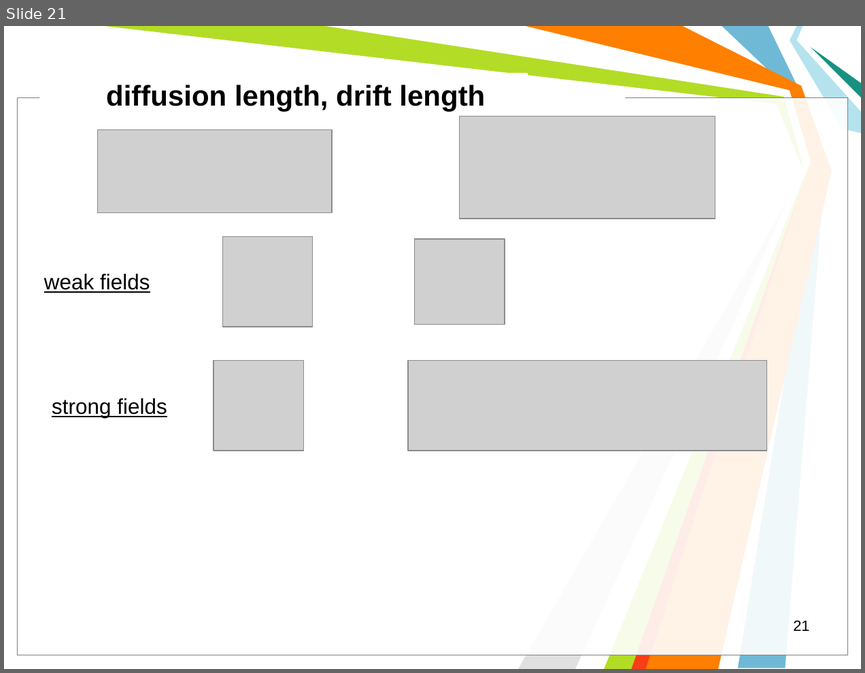
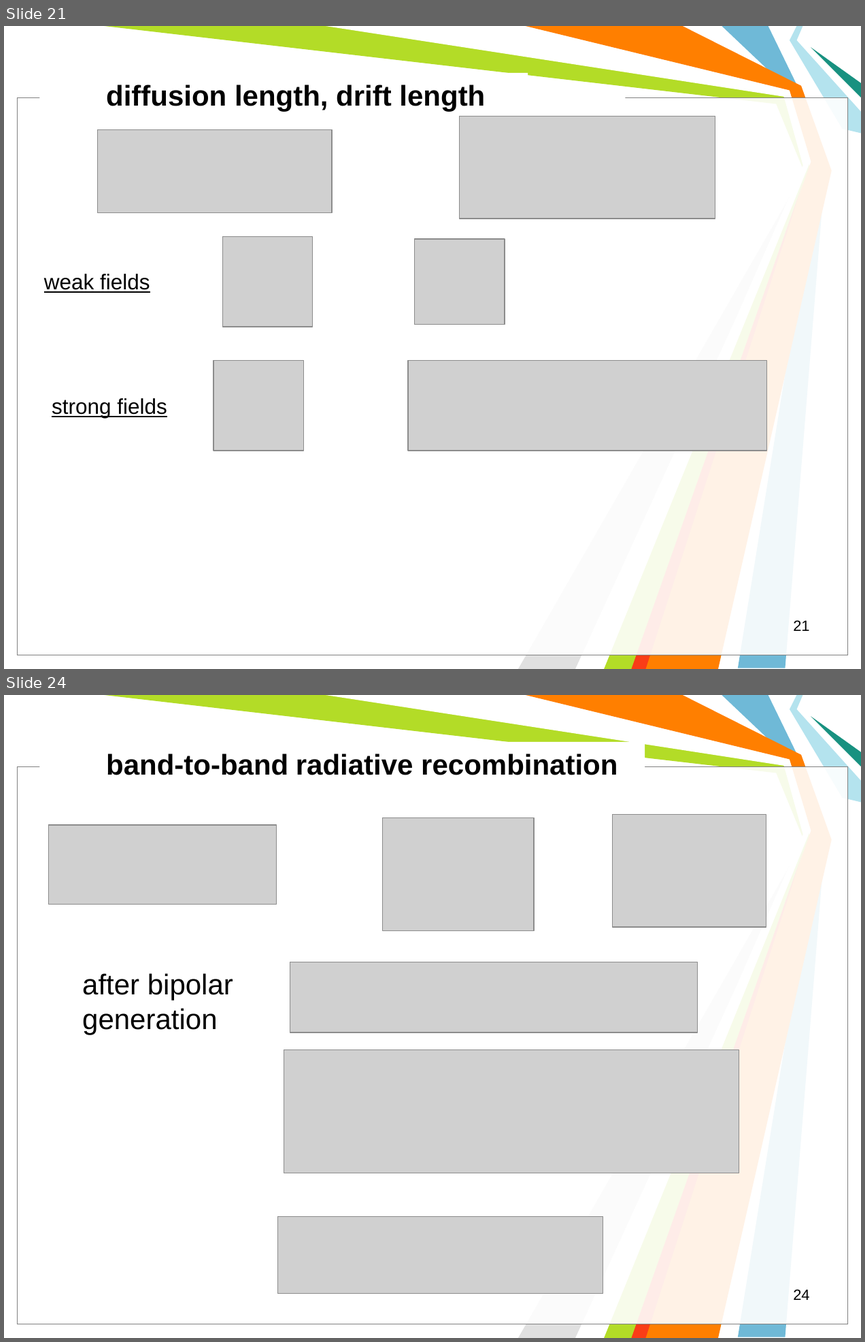
Before and after one commit to l432/NMK, a slide deck: Lecture/Photovoltaics/Photovoltaics2.ppt. Shown one above the other, each under a label of ours: slide 21 before the commit, slides 21 and 24 after it; the slides between them are not shown. The pictures are 865x673 and 865x1342 pixels, drawn with LibreOffice and Linux fonts; fonts in the diff are those of the drawing; grey boxes stand for pictures; background and template pictures are left out. Boxes give left, top, right and bottom in pixels: in the first picture for what was removed or moved away, otherwise in the second. Text is boxed around its words. In the diff, an @@ line names an element or a change of style, - is before the commit and + after.

```diff
--- a/Lecture/Photovoltaics/Photovoltaics2.ppt
+++ b/Lecture/Photovoltaics/Photovoltaics2.ppt
@@ slide 24 added at bbox=[4, 695, 861, 1338], background #FFFFFF; not listed: 11 template elements that a slide beside it also shows @@
@@ text added at bbox=[106, 753, 617, 775], 24 pt, text #000000, bold @@
+band-to-band radiative recombination
@@ picture added at bbox=[613, 814, 766, 927] @@
@@ picture added at bbox=[49, 826, 277, 904] @@
@@ picture added at bbox=[383, 817, 534, 930] @@
@@ text added at bbox=[82, 973, 233, 1034], 24 pt, text #000000 @@
+after bipolar generation
@@ picture added at bbox=[290, 962, 698, 1032] @@
@@ picture added at bbox=[283, 1050, 738, 1172] @@
@@ picture added at bbox=[277, 1217, 603, 1294] @@
@@ page number added at bbox=[793, 1289, 809, 1300], 12.5 pt, text #000000 @@
+24
```
Also in this commit, not shown: 17 other slides added, 1 slide removed.
